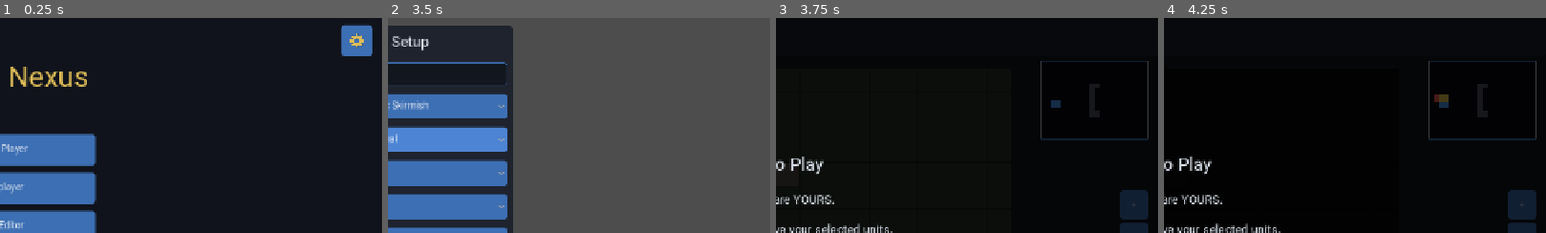
Above: before the commit, frames 1-4 (left to right).
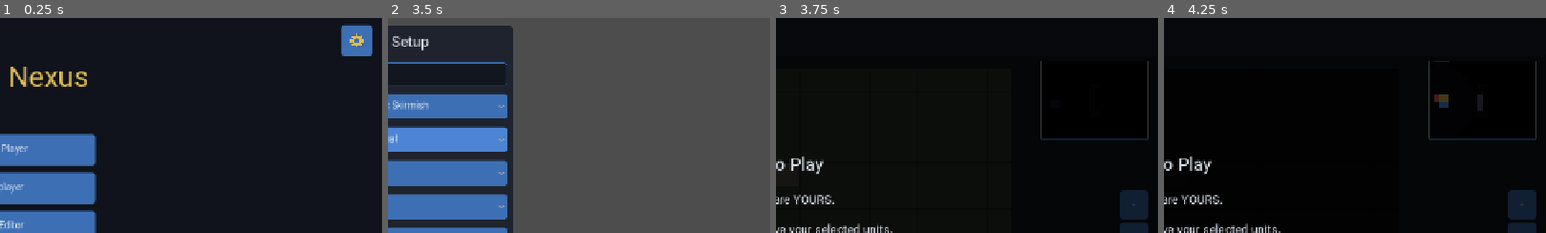
Above: after the commit, the same moments.

Repository: golshandvr-del/Sjalwmbdjdlxl
Game: Godot game, scene res://scenes/main_menu.tscn
Same seed, same stepped clock (60 frames per second), same inputs: the game is played once before the commit and once after it.
Inputs (mouse positions are % of the whole screen's width and height, from its top left):
- Up to frame 1 (0.25 s): no input
- Up to frame 2 (3.5 s): click "Single Player" at 0.5 s; click (56, 13) at 1.27 s; type "Alex" at 1.35 s; click "Normal" at 2 s; click "Normal" at 2.75 s
- Up to frame 3 (3.75 s): click "Start Match" at 3.5 s
- Up to frame 4 (4.25 s): no input
The pictures show only the part of the screen within x 50-100%, y 0-50%; the shares and areas given below are measured in that part.

Frames 1-2 are identical in both runs. In frame 3, 0.2% of the frame differs, in the area x 69-98%, y 20-42%; in frame 4, 0.1%.

Commit message:
feat(minimap): three-state fog render - remembered last-image on EXPLORED + hidden/explored cover layers (MC2.3/req2)

Diff:
--- a/ui/shared/minimap.gd
+++ b/ui/shared/minimap.gd
@@ -97,6 +97,11 @@
 	# everything (spectator / fog disabled).
 	var fog: Dictionary = ws.get_section("fog")
 
+	# MC2.3 (request 2): three-state minimap. On EXPLORED tiles draw the dimmed
+	# frozen "last image" from the shared snapshot memory (same source the main
+	# view uses) BEFORE live entities, so the memory shows under the fog dim.
+	_draw_remembered_layer(fog, cell, w, h)
+
 	# Buildings as owner-coloured squares.
 	var buildings: Dictionary = ws.get_section("buildings").get("list", {})
 	for key in buildings.keys():
@@ -119,8 +124,64 @@
 		var c: Vector2 = (Vector2(ux, uy) + Vector2(0.5, 0.5)) * cell
 		draw_circle(c, maxf(1.5, cell.x * 0.4), _owner_color(int(u.get("owner", -1))))
 
+	# MC2.3 (request 2): fog cover layer -- solid black over HIDDEN tiles and a
+	# semi-transparent dim over EXPLORED tiles, mirroring the main view's three
+	# states (HIDDEN = black, VISIBLE = live, EXPLORED = dimmed last image).
+	_draw_fog_cover(fog, cell, w, h)
+
 	# Camera box: map the main view's visible world rect onto the minimap.
 	_draw_camera_box(w, h, cell)
+
+
+# MC2.3 (request 2): the frozen "last image" markers for EXPLORED tiles, read
+# from the RenderAdapter's shared FogSnapshotUtil (cosmetic; never simulation).
+func _draw_remembered_layer(fog: Dictionary, cell: Vector2, w: int, h: int) -> void:
+	if fog_viewer < 0:
+		return
+	var snapshot: Object = _fog_snapshot()
+	if snapshot == null:
+		return
+	for y in range(h):
+		for x in range(w):
+			if FogUtil.fog_state(fog, fog_viewer, x, y) != FogUtil.FOG_EXPLORED:
+				continue
+			var mem: Dictionary = snapshot.remembered(x, y)
+			if mem.is_empty():
+				continue
+			var col: Color = _owner_color(int(mem.get("owner", -1)))
+			if str(mem.get("kind", "")) == "building":
+				draw_rect(Rect2(Vector2(x, y) * cell, cell * 1.5), col, true)
+			else:
+				var c: Vector2 = (Vector2(x, y) + Vector2(0.5, 0.5)) * cell
+				draw_circle(c, maxf(1.5, cell.x * 0.4), col)
+
+
+# MC2.3 (request 2): three-state fog cover for the minimap. HIDDEN -> near-solid
+# black; EXPLORED -> semi-transparent dim (the remembered markers drawn earlier
+# show through, dimmed); VISIBLE -> untouched (live).
+func _draw_fog_cover(fog: Dictionary, cell: Vector2, w: int, h: int) -> void:
+	if fog_viewer < 0:
+		return
+	for y in range(h):
+		for x in range(w):
+			var state: int = FogUtil.fog_state(fog, fog_viewer, x, y)
+			if state == FogUtil.FOG_VISIBLE:
+				continue
+			var rect: Rect2 = Rect2(Vector2(x, y) * cell, cell)
+			if state == FogUtil.FOG_HIDDEN:
+				draw_rect(rect, Color(0, 0, 0, 0.85), true)
+			else:
+				draw_rect(rect, Color(0, 0, 0, 0.45), true)
+
+
+# Resolve the shared last-image snapshot from the render adapter (single source
+# of truth; the minimap never keeps its own diverging memory).
+func _fog_snapshot() -> Object:
+	if render_adapter == null:
+		return null
+	if render_adapter.has_method("fog_snapshot"):
+		return render_adapter.fog_snapshot()
+	return null
 
 
 func _draw_camera_box(map_w: int, map_h: int, cell: Vector2) -> void:
